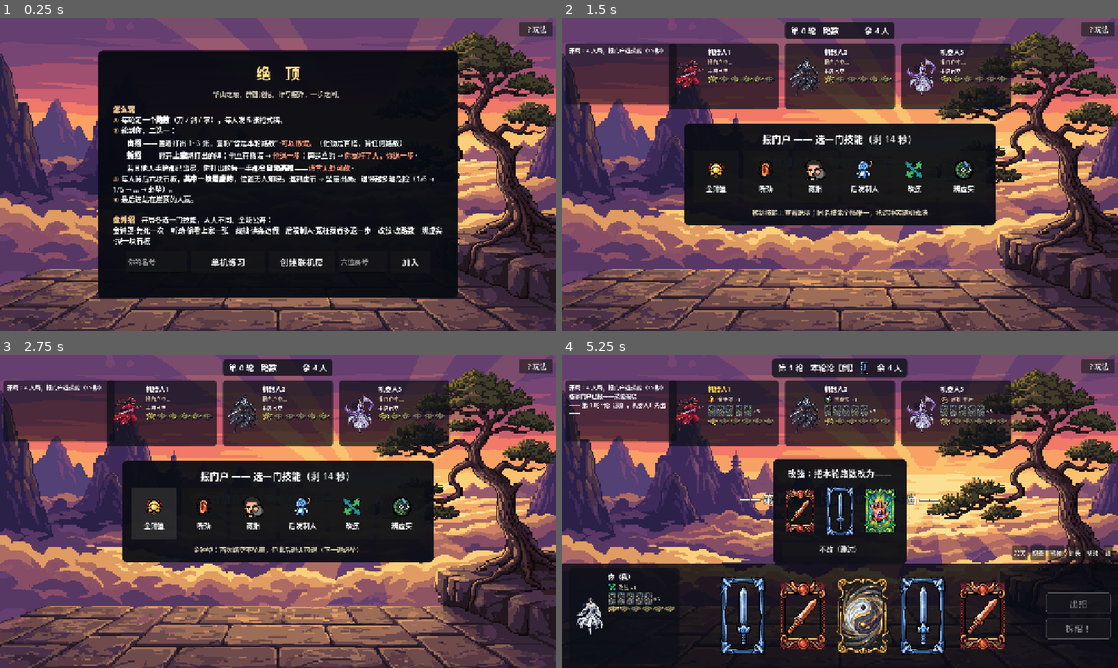
Above: before the commit, frames 1-4 (two rows, left to right).
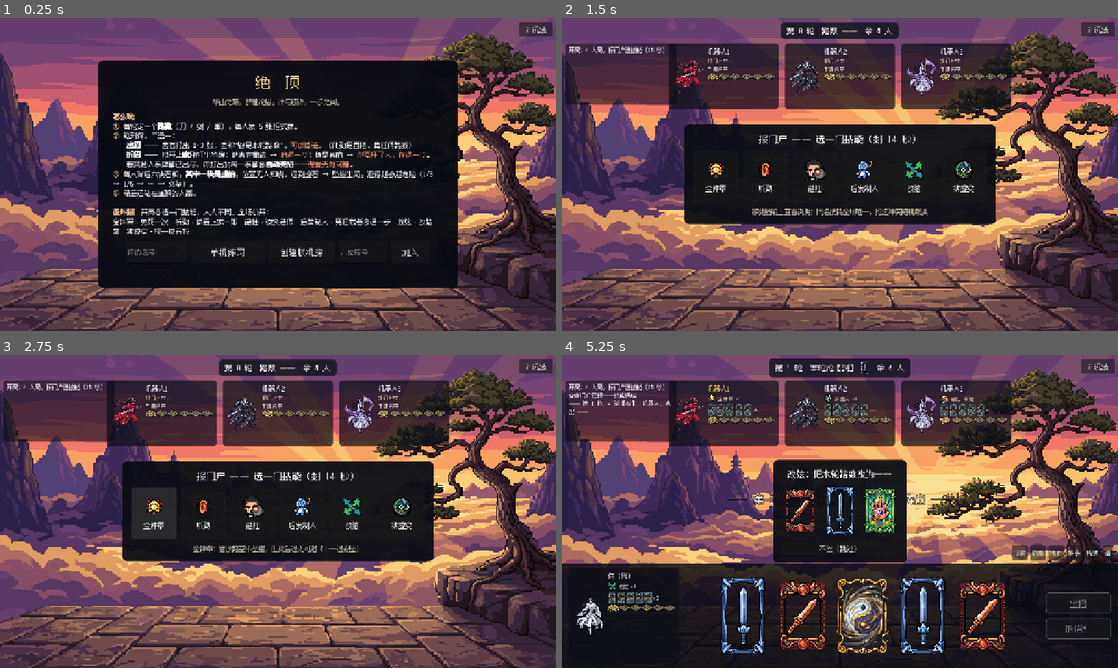
Above: after the commit, the same moments.

Repository: 99yyy/card-game
Game: Godot game, scene res://ui/table.tscn
The game is run twice, just before and just after one commit, with the same random seed, the same clock (stepped at 60 frames per second) and the same inputs.
Inputs (mouse positions are in pixels of both pictures, inside the frame that each line leads up to):
- Up to frame 1 (0.25 s): no input
- Up to frame 2 (1.5 s): click "？玩法" at 0.5 s; click "单机练习" at 1.25 s
- Up to frame 3 (2.75 s): click (155, 514) at 2.02 s
- Up to frame 4 (5.25 s): click (767, 514) at 2.77 s; click (817, 514) at 3.52 s; click (739, 614) at 4.27 s; click (801, 614) at 5.02 s

The runs differ from the first frame. In frame 1, 14% of the frame differs, in the area x 17-99%, y 2-90%; in frame 2, 3.3%; in frame 3, 3.2%; in frame 4, 4.8%.

Commit message:
打包缝合像素字体（OFL），修 Web 版中文豆腐块
Co-Authored-By: Claude Fable 5 <noreply@anthropic.com>

Diff:
--- a/project.godot
+++ b/project.godot
@@ -14,6 +14,13 @@
 run/main_scene="res://ui/table.tscn"
 config/features=PackedStringArray("4.7", "GL Compatibility")
 
+[gui]
+
+theme/custom_font="res://assets/fonts/fusion-pixel-12px-proportional-zh_hans.otf"
+theme/default_font_antialiasing=0
+theme/default_font_hinting=0
+theme/default_font_subpixel_positioning=0
+
 [display]
 
 window/size/viewport_width=1280
Not shown, added: assets/fonts/OFL.txt
Binary file added: assets/fonts/fusion-pixel-12px-proportional-zh_hans.otf
Not shown, added: assets/fonts/fusion-pixel-12px-proportional-zh_hans.otf.import
